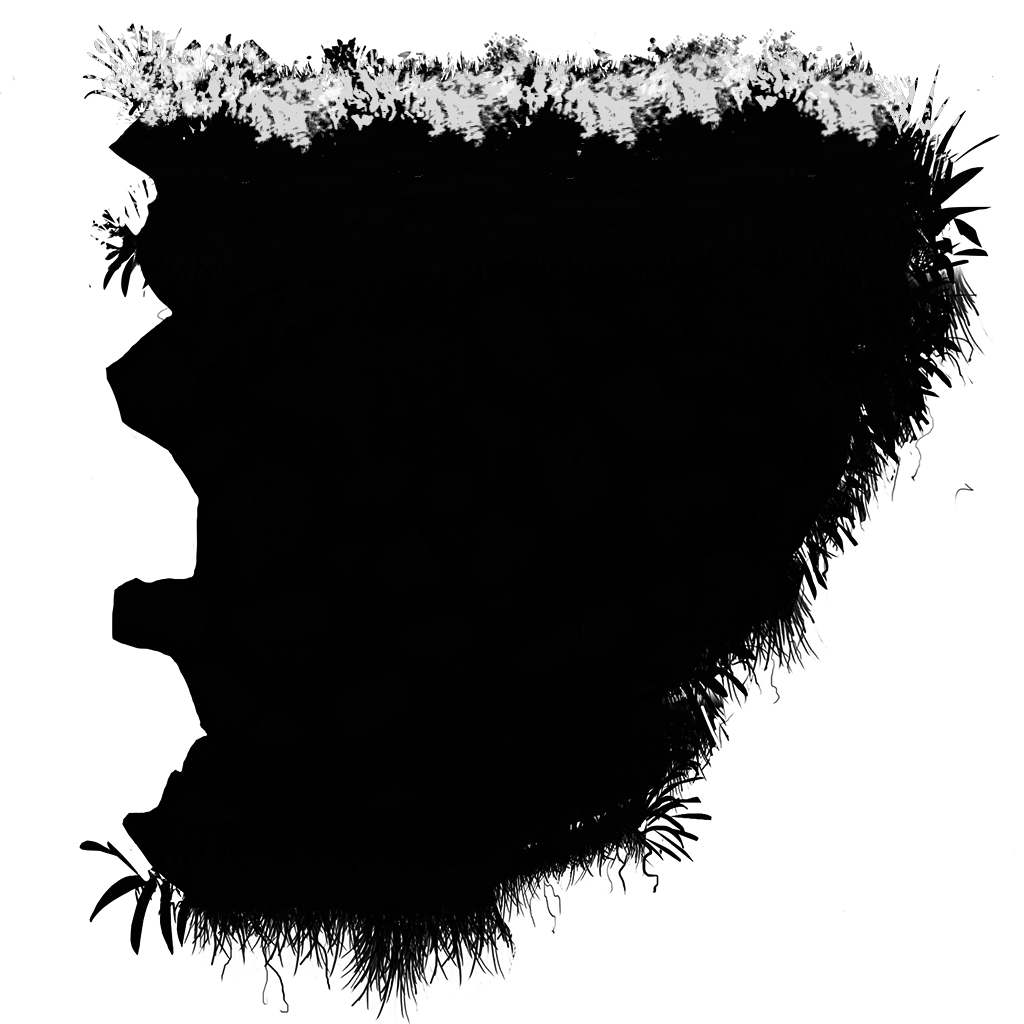
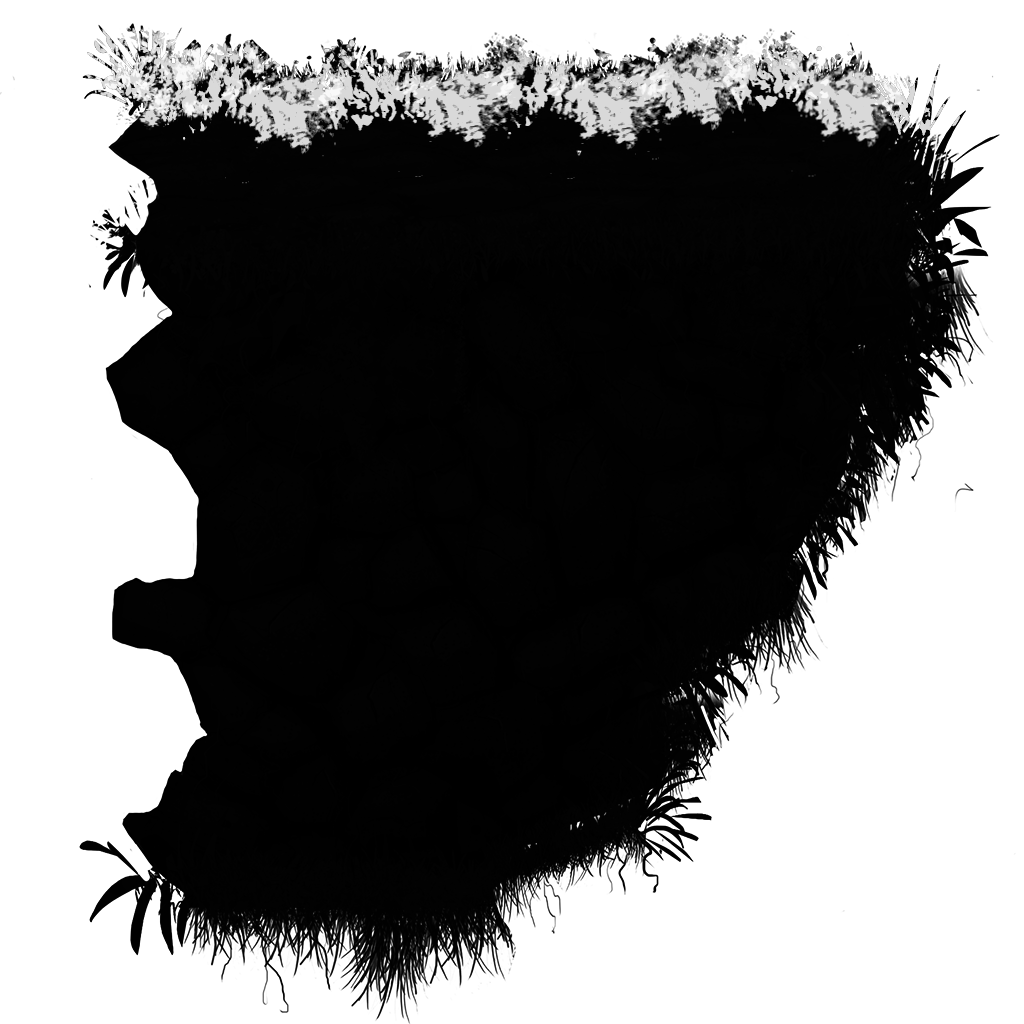
Revision of a layered 1024 x 1024 image; what changed, layer by layer:
painted on "Background" over [322,39,358,69]
